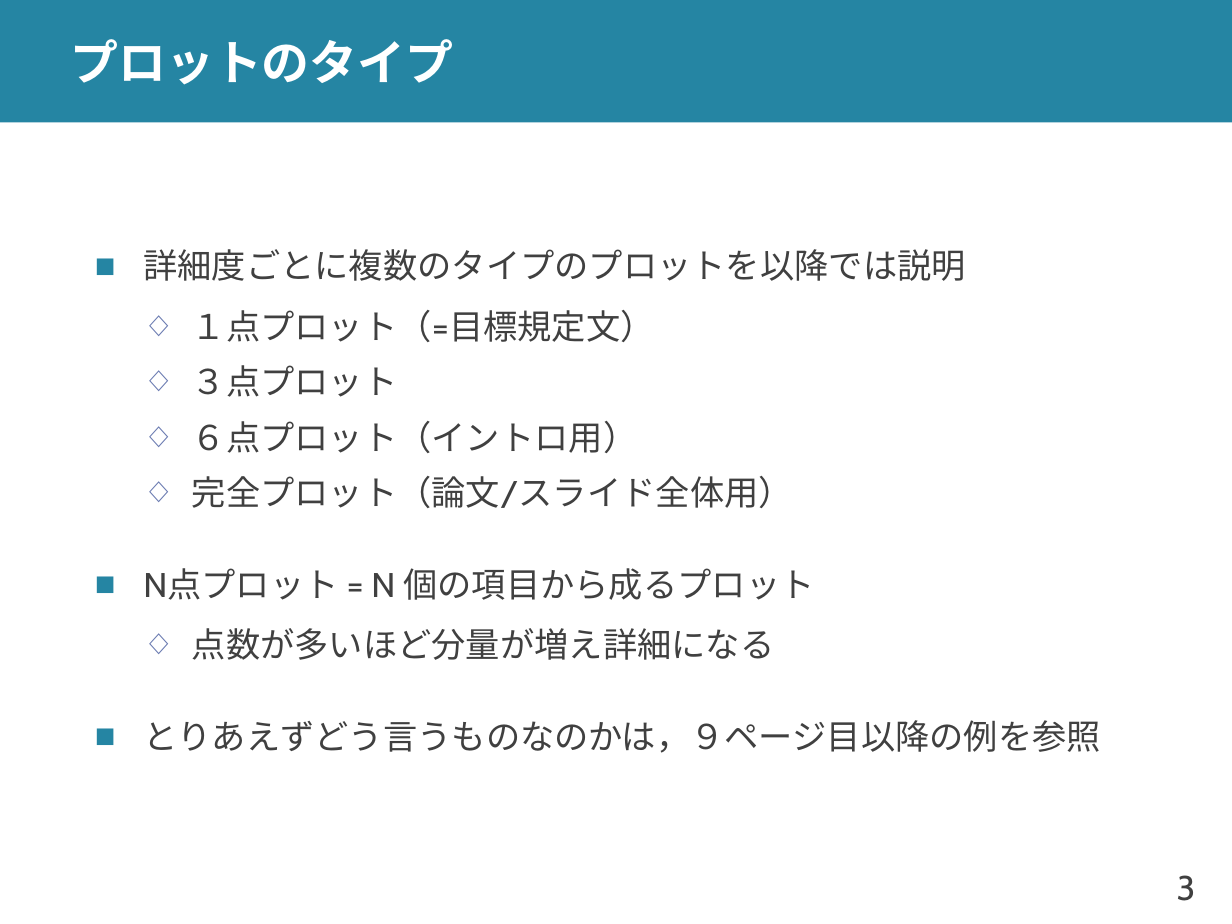
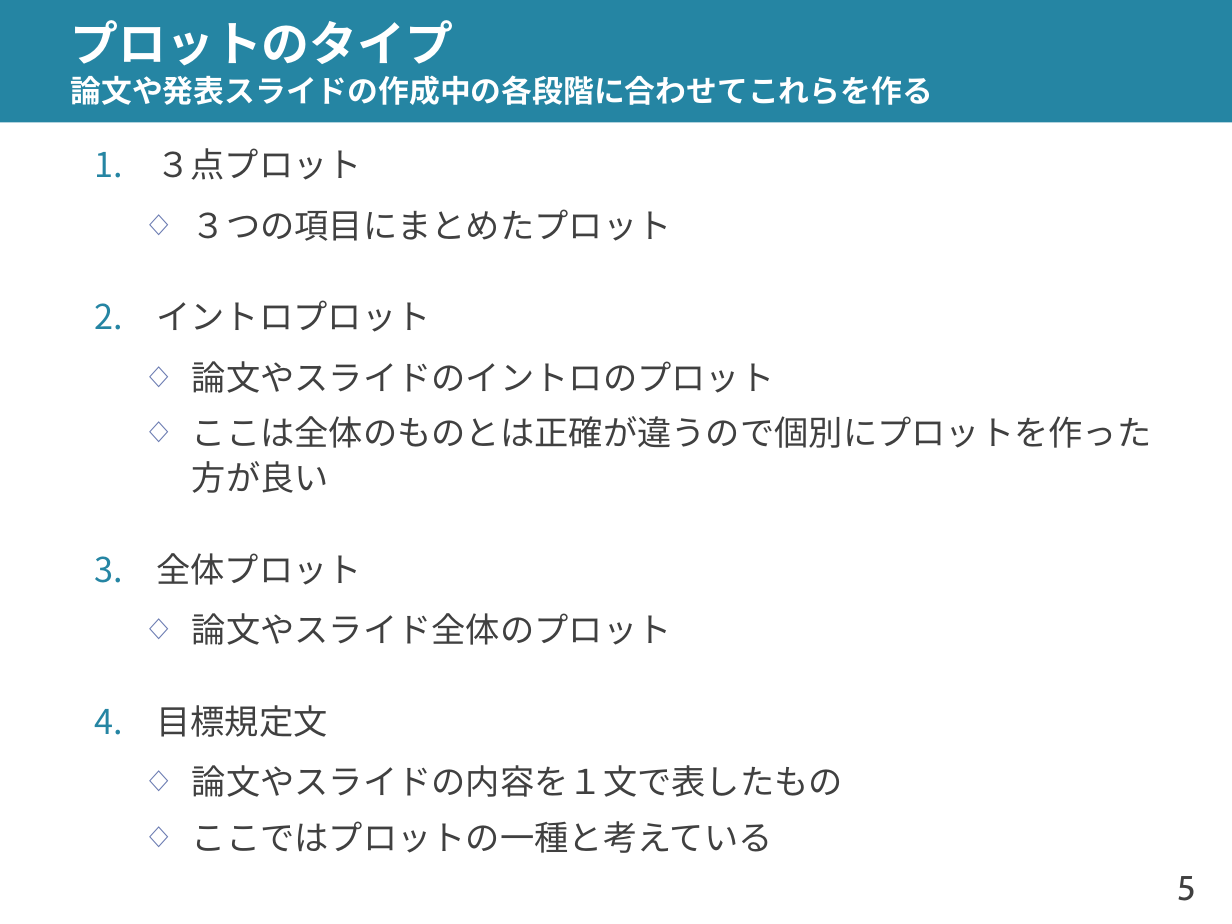
Before and after one commit to shioya-lab/how-to, a slide deck: slide 5 of plot.pptx (slide 3 before the commit). Drawn at 1232x924 pixels with LibreOffice and Linux fonts; fonts in the diff are those of the drawing. Boxes give left, top, right and bottom in pixels: in the first picture for what was removed or moved away, otherwise in the second. Text is boxed around its words. In the diff, an @@ line names an element or a change of style, - is before the commit and + after.

Commit message:
plot を v7 に
プロットの種類の名前を変更
イントロプロットに加筆

```diff
--- a/plot.pptx
+++ b/plot.pptx
@@ title at (x1=71, y1=20, x2=933, y2=105): text changed; size 28 to 18 pt @@
-プロットのタイプ
+プロットのタイプ
+論文や発表スライドの作成中の各段階に合わせてこれらを作る
@@ text at (x1=156, y1=148, x2=362, y2=180): bullet ◇ to 1.; list level 2 to 1 in "３点プロット"; bullet colour #6879B0 to #2585A3 @@
@@ text at (x1=156, y1=209, x2=1152, y2=853): text changed @@
-  ◇ ６点プロット（イントロ用）
-  ◇ 完全プロット（論文/スライド全体用）
-■ N点プロット = N 個の項目から成るプロット
-  ◇ 点数が多いほど分量が増え詳細になる
-■ とりあえずどう言うものなのかは，９ページ目以降の例を参照
+  ◇ ３つの項目にまとめたプロット
+2. イントロプロット
+  ◇ 論文やスライドのイントロのプロット
+  ◇ ここは全体のものとは正確が違うので個別にプロットを作った方が良い
+3. 全体プロット
+  ◇ 論文やスライド全体のプロット
+4. 目標規定文
+  ◇ 論文やスライドの内容を１文で表したもの
+  ◇ ここではプロットの一種と考えている
@@ text at (x1=143, y1=249, x2=966, y2=342): paragraphs removed @@
-■ 詳細度ごとに複数のタイプのプロットを以降では説明
-  ◇ １点プロット（=目標規定文）
@@ page number at (x1=1177, y1=876, x2=1196, y2=901): text changed @@
-3
+5
```
Also in this commit, not shown: 18 other slides changed, 5 slides added, 2 slides removed, 1 other file.
